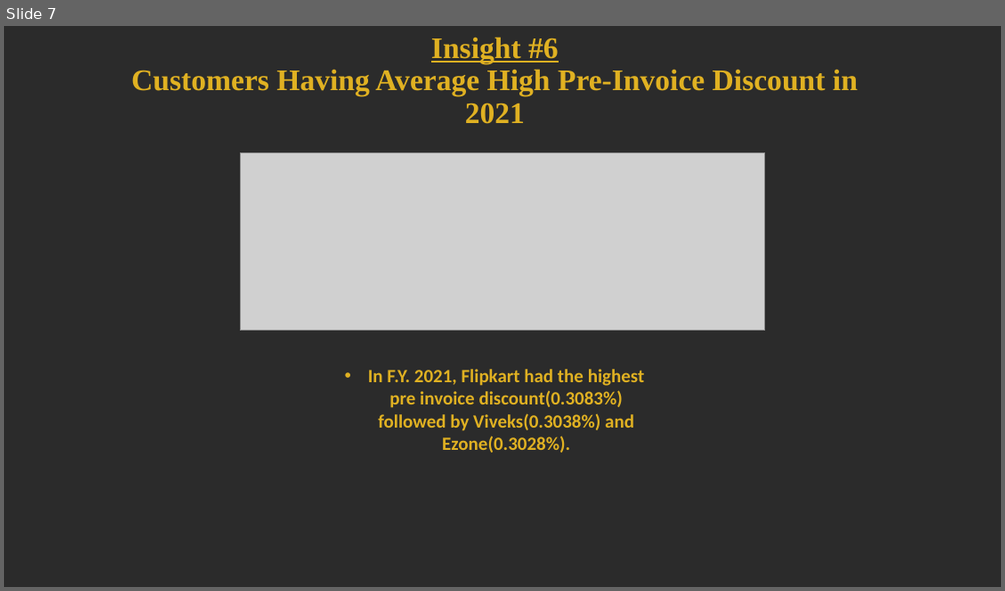
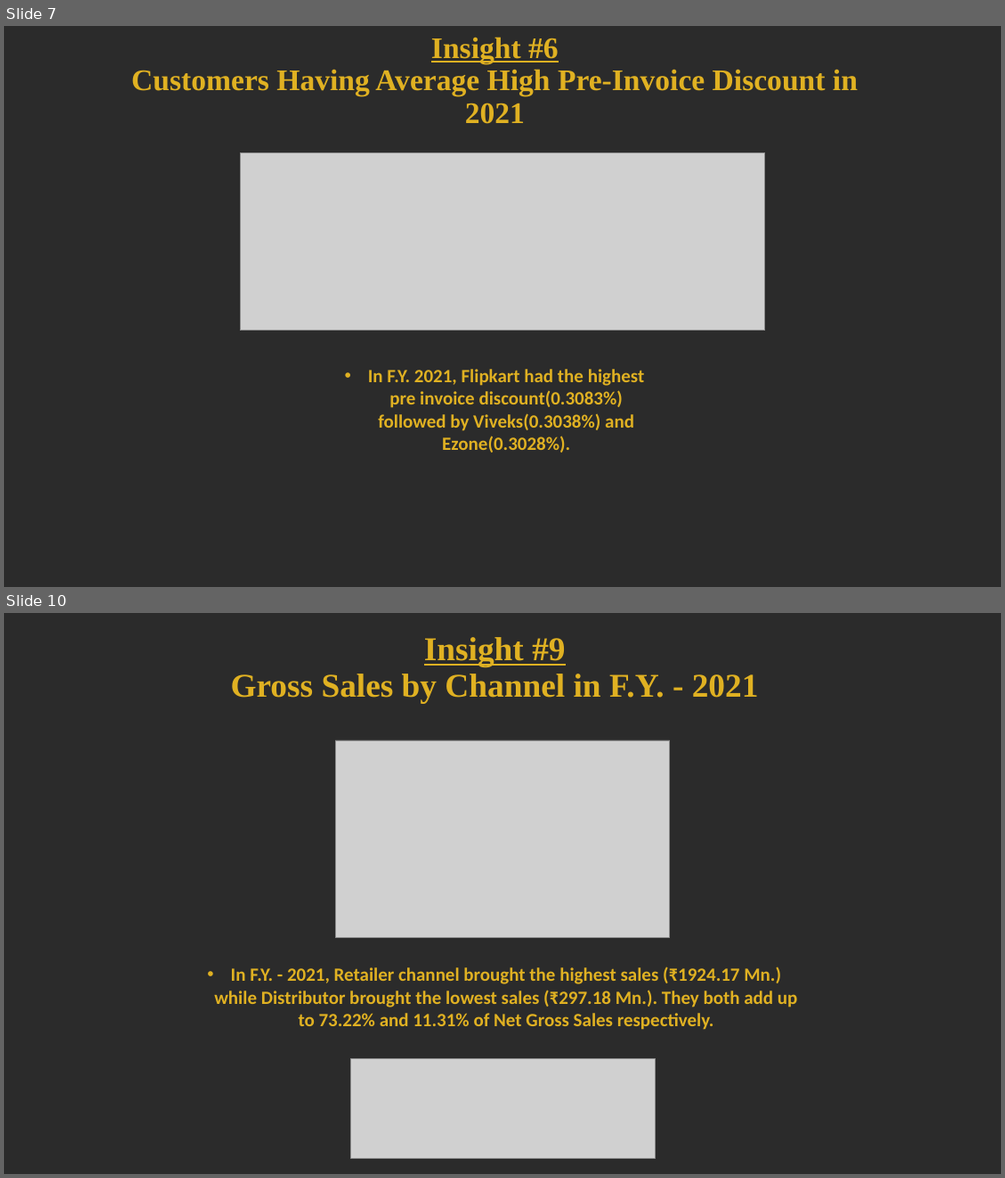
Before and after one commit to protyoy98/Atliq-Hardwares-Ad-hoc-analysis, a slide deck: ad_hoc req deliverables/Presentation1.pptx. Shown one above the other, each under a label of ours: slide 7 before the commit, slides 7 and 10 after it; the slides between them are not shown. The pictures are 1005x591 and 1005x1178 pixels, drawn with LibreOffice and Linux fonts; fonts in the diff are those of the drawing; grey boxes stand for pictures; background and template pictures are left out; a plain dark background stands for a picture behind light text. Boxes give left, top, right and bottom in pixels: in the first picture for what was removed or moved away, otherwise in the second. Text is boxed around its words. In the diff, an @@ line names an element or a change of style, - is before the commit and + after.

Commit message:
presentation complete

```diff
--- a/ad_hoc req deliverables/Presentation1.pptx
+++ b/ad_hoc req deliverables/Presentation1.pptx
@@ slide 10 added at bbox=[4, 613, 1001, 1174], background picture (left out) @@
@@ title added at bbox=[231, 637, 759, 703], 32 pt, text #E0B122, bold @@
+Insight #9
+Gross Sales by Channel in F.Y. - 2021
@@ picture added at bbox=[335, 740, 670, 938] @@
@@ text added at bbox=[214, 966, 798, 1030], 18 pt, text #E0B122, bold @@
+• In F.Y. - 2021, Retailer channel brought the highest sales (₹1924.17 Mn.) while Distributor brought the lowest sales (₹297.18 Mn.). They both add up to 73.22% and 11.31% of Net Gross Sales respectively.
@@ picture added at bbox=[350, 1059, 655, 1159] @@
```
Also in this commit, not shown: 4 other slides added.
